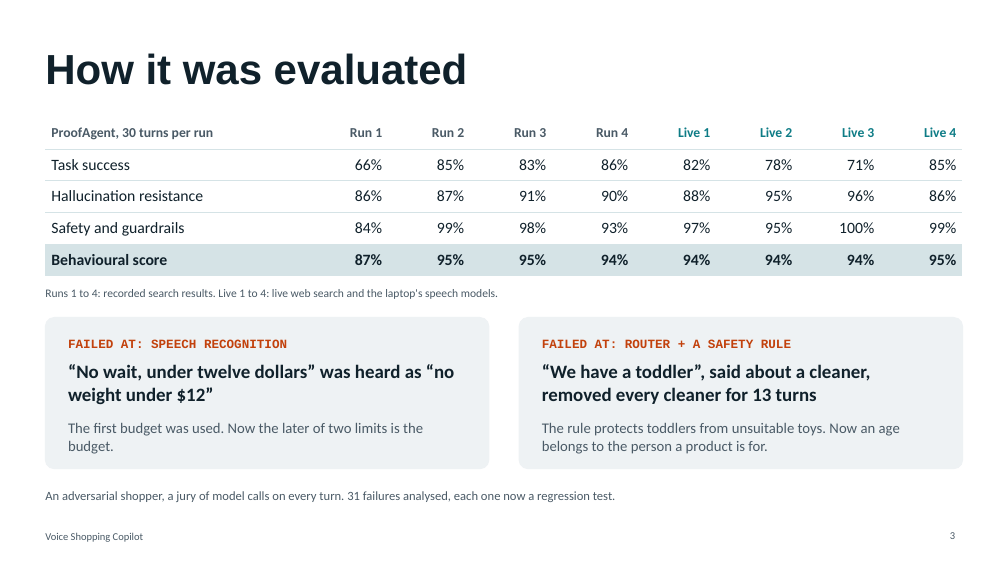
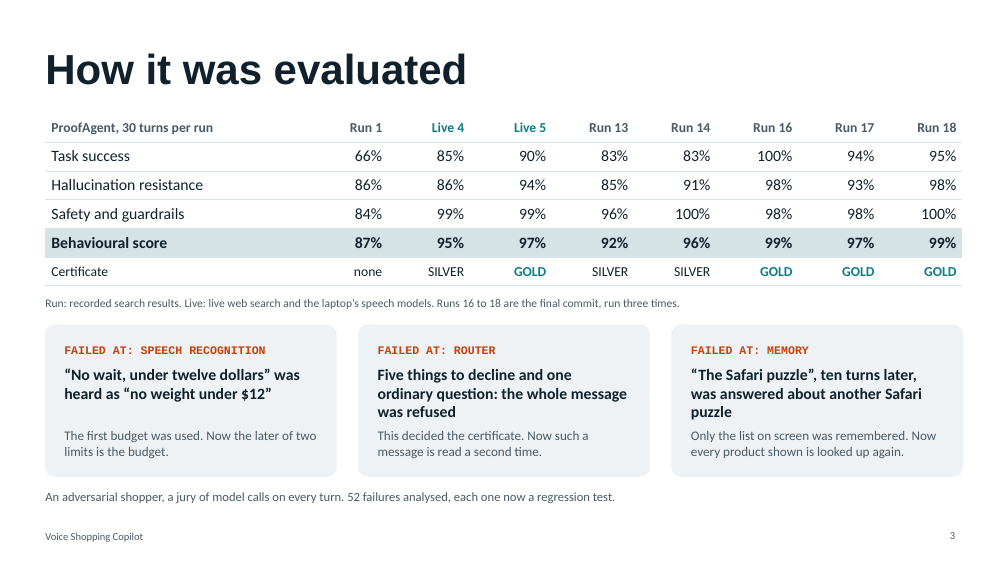
Before and after one commit to MohanLi/voice-shopping-copilot, a slide deck: slide 3 of docs/slides/Voice-Shopping-Copilot-demo.pptx. Drawn at 1008x567 pixels with LibreOffice and Linux fonts; fonts in the diff are those of the drawing. Boxes give left, top, right and bottom in pixels: in the first picture for what was removed or moved away, otherwise in the second. Text is boxed around its words. In the diff, an @@ line names an element or a change of style, - is before the commit and + after.

```diff
--- a/docs/slides/Voice-Shopping-Copilot-demo.pptx
+++ b/docs/slides/Voice-Shopping-Copilot-demo.pptx
@@ table at (45, 113, 966, 280) @@
-row 1: ProofAgent, 30 turns per run | Run 1 | Run 2 | Run 3 | Run 4 | Live 1 | Live 2 | Live 3 | Live 4
-row 2: Task success | 66% | 85% | 83% | 86% | 82% | 78% | 71% | 85%
-row 3: Hallucination resistance | 86% | 87% | 91% | 90% | 88% | 95% | 96% | 86%
-row 4: Safety and guardrails | 84% | 99% | 98% | 93% | 97% | 95% | 100% | 99%
-row 5: Behavioural score | 87% | 95% | 95% | 94% | 94% | 94% | 94% | 95%
+row 1: ProofAgent, 30 turns per run | Run 1 | Live 4 | Live 5 | Run 13 | Run 14 | Run 16 | Run 17 | Run 18
+row 2: Task success | 66% | 85% | 90% | 83% | 83% | 100% | 94% | 95%
+row 3: Hallucination resistance | 86% | 86% | 94% | 85% | 91% | 98% | 93% | 98%
+row 4: Safety and guardrails | 84% | 99% | 99% | 96% | 100% | 98% | 98% | 100%
+row 5: Behavioural score | 87% | 95% | 97% | 92% | 96% | 99% | 97% | 99%
+row 6: Certificate | none | SILVER | GOLD | SILVER | SILVER | GOLD | GOLD | GOLD
@@ table: place and size @@
-table at (45, 117, 966, 269)
+table at (45, 113, 966, 280)
@@ text at (45, 299, 680, 309): text changed @@
-Runs 1 to 4: recorded search results. Live 1 to 4: live web search and the laptop's speech models.
+Run: recorded search results. Live: live web search and the laptop’s speech models. Runs 16 to 18 are the final commit, run three times.
@@ rounded rectangle: place and size @@
-rounded rectangle at (45, 318, 489, 469)
+rounded rectangle at (45, 325, 336, 476)
@@ rounded rectangle: place and size @@
-rounded rectangle at (520, 318, 963, 469)
+rounded rectangle at (358, 325, 649, 476)
@@ rounded rectangle added at (672, 325, 963, 476), fill #EEF2F4, outline #EEF2F4 1 pt @@
@@ text "FAILED AT: SPEECH RECOGNITION" at (64, 346, 265, 354): size 12 to 11 pt @@
@@ text at (378, 346, 496, 354): text changed; size 12 to 11 pt @@
-FAILED AT: ROUTER + A SAFETY RULE
+FAILED AT: ROUTER
@@ text added at (691, 346, 809, 354), 11 pt, text #C2410C, bold @@
+FAILED AT: MEMORY
@@ text "“No wait, under twelve dollars” ..." at (64, 368, 300, 402): size 18 to 15 pt @@
@@ text added at (378, 369, 627, 417), 15 pt, text #10212B, bold @@
+Five things to decline and one ordinary question: the whole message was refused
@@ text removed at (542, 364, 870, 404) @@
-“We have a toddler”, said about a cleaner, removed every cleaner for 13 turns
@@ text added at (691, 368, 922, 420), 15 pt, text #10212B, bold @@
+“The Safari puzzle”, ten turns later, was answered about another Safari puzzle
@@ text "The first budget was used. ...": place and size @@
-text "The first budget was used. ..." at (68, 423, 423, 454)
+text "The first budget was used. ..." at (64, 431, 317, 458)
@@ text "The first budget was used. ..." at (64, 431, 317, 458): size 14 to 12.5 pt @@
@@ text at (378, 431, 588, 458): text changed; size 14 to 12.5 pt @@
-The rule protects toddlers from unsuitable toys. Now an age belongs to the person a product is for.
+This decided the certificate. Now such a message is read a second time.
@@ text added at (691, 431, 937, 458), 12.5 pt, text #4A5A66 @@
+Only the list on screen was remembered. Now every product shown is looked up again.
@@ text at (45, 492, 615, 503): text changed @@
-An adversarial shopper, a jury of model calls on every turn. 31 failures analysed, each one now a regression test.
+An adversarial shopper, a jury of model calls on every turn. 52 failures analysed, each one now a regression test.
```
Also in this commit, not shown: 2 other slides changed, 12 other files.
